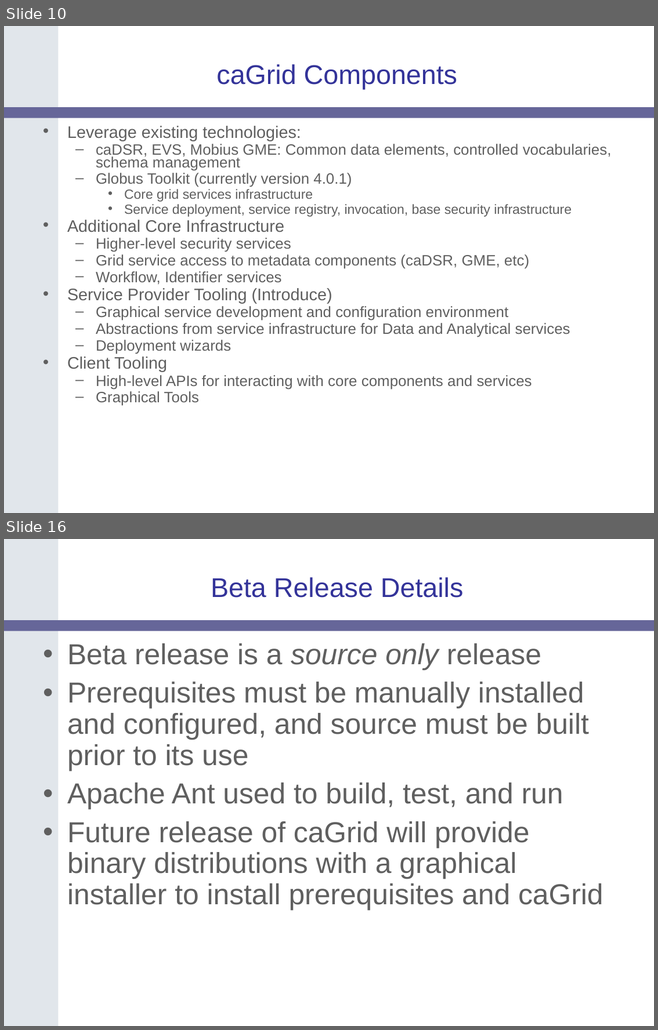
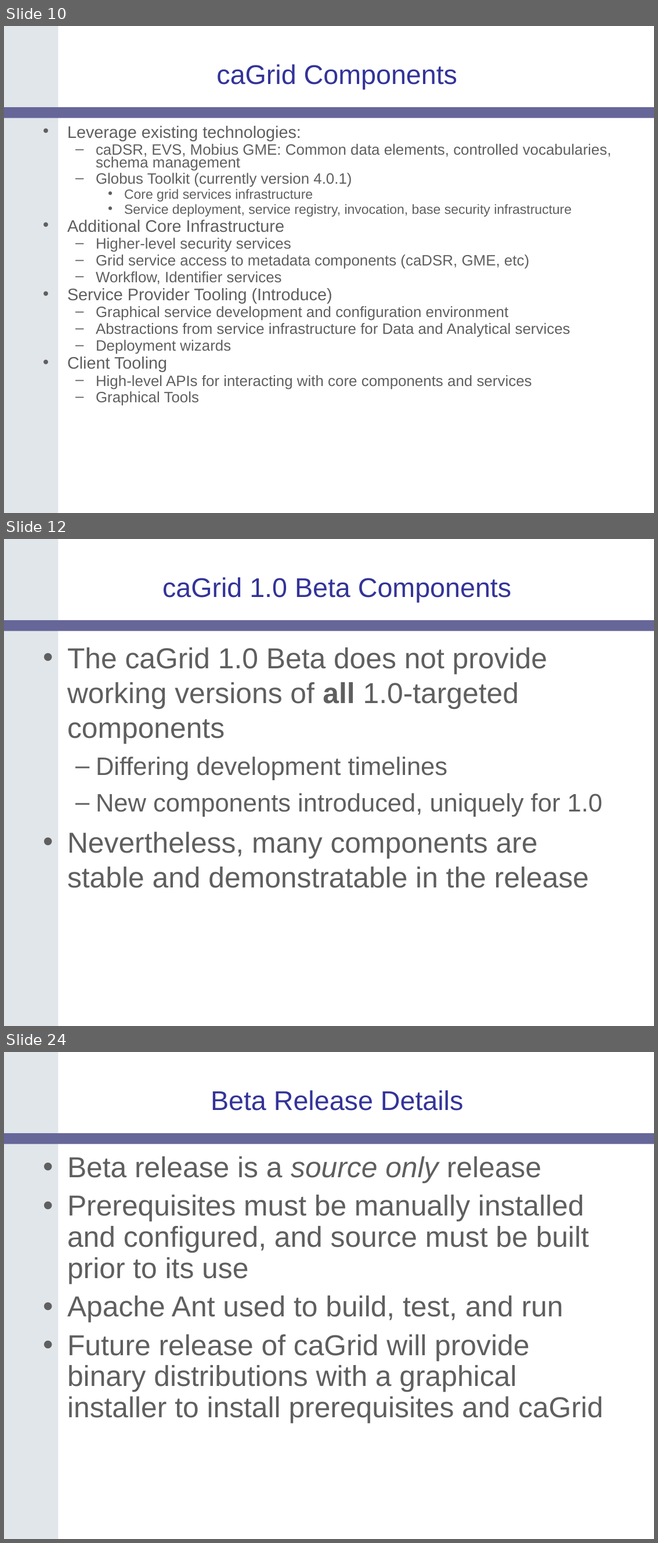
Before and after one commit to NCIP/cagrid-docs, a slide deck: presentations/200607_VCDE_ARCH/caGrid-1.0_Beta_Release.ppt. Shown one above the other, each under a label of ours: slides 10 and 16 before the commit, slides 10, 12 and 24 after it; the slides between them are not shown. The pictures are 658x1030 and 658x1543 pixels, drawn with LibreOffice and Linux fonts; fonts in the diff are those of the drawing; background and template pictures are left out. Boxes give left, top, right and bottom in pixels: in the first picture for what was removed or moved away, otherwise in the second. Text is boxed around its words. In the diff, an @@ line names an element or a change of style, - is before the commit and + after.

```diff
--- a/presentations/200607_VCDE_ARCH/caGrid-1.0_Beta_Release.ppt
+++ b/presentations/200607_VCDE_ARCH/caGrid-1.0_Beta_Release.ppt
@@ slide 12 added at box(4, 539, 654, 1026), background #FFFFFF; not listed: 2 template elements that a slide beside it also shows @@
@@ title added at box(162, 577, 511, 603), 30 pt, text #333399 @@
+caGrid 1.0 Beta Components
@@ text added at box(67, 647, 603, 888), 32 pt, text #5F5F5F @@
+• The caGrid 1.0 Beta does not provide working versions of all 1.0-targeted components
+  – Differing development timelines
+  – New components introduced, uniquely for 1.0
+• Nevertheless, many components are stable and demonstratable in the release
@@ what was slide 16 is now slide 24 @@
```
Also in this commit, not shown: 3 slides changed, 13 other slides added, 6 slides removed.
